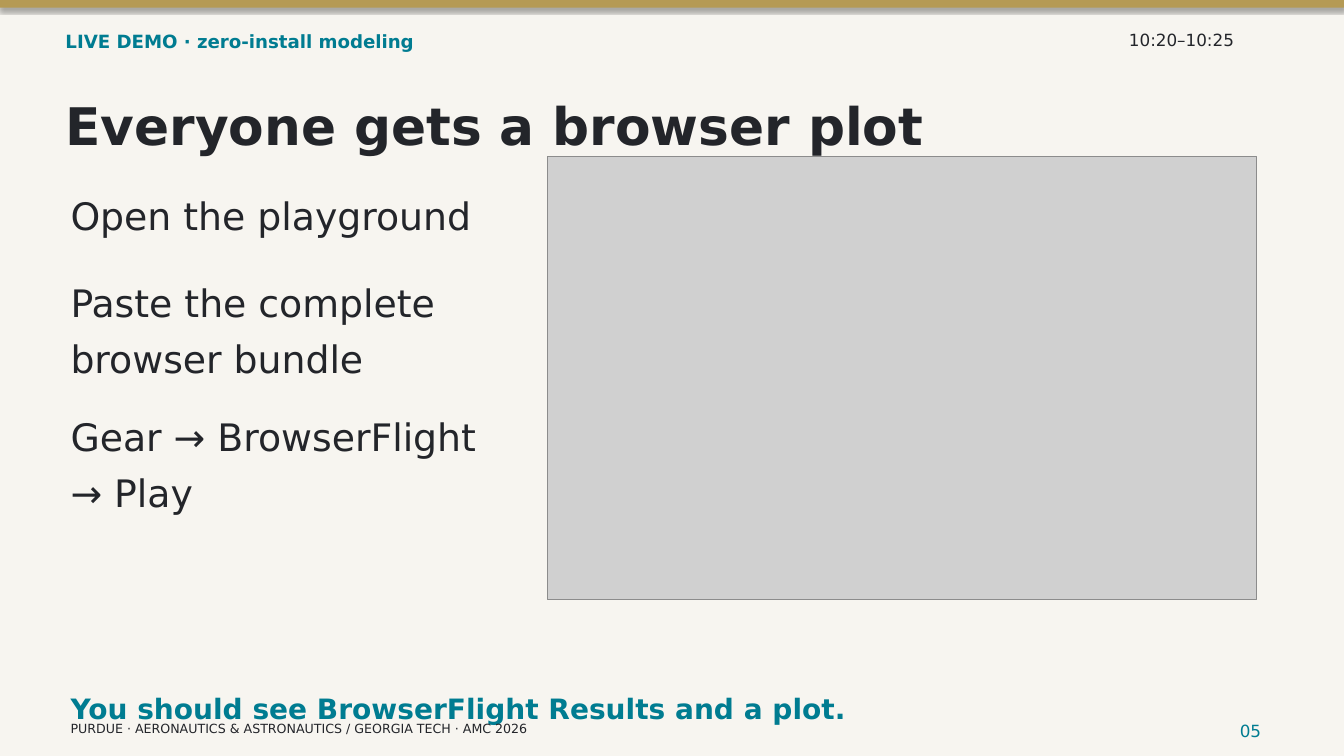
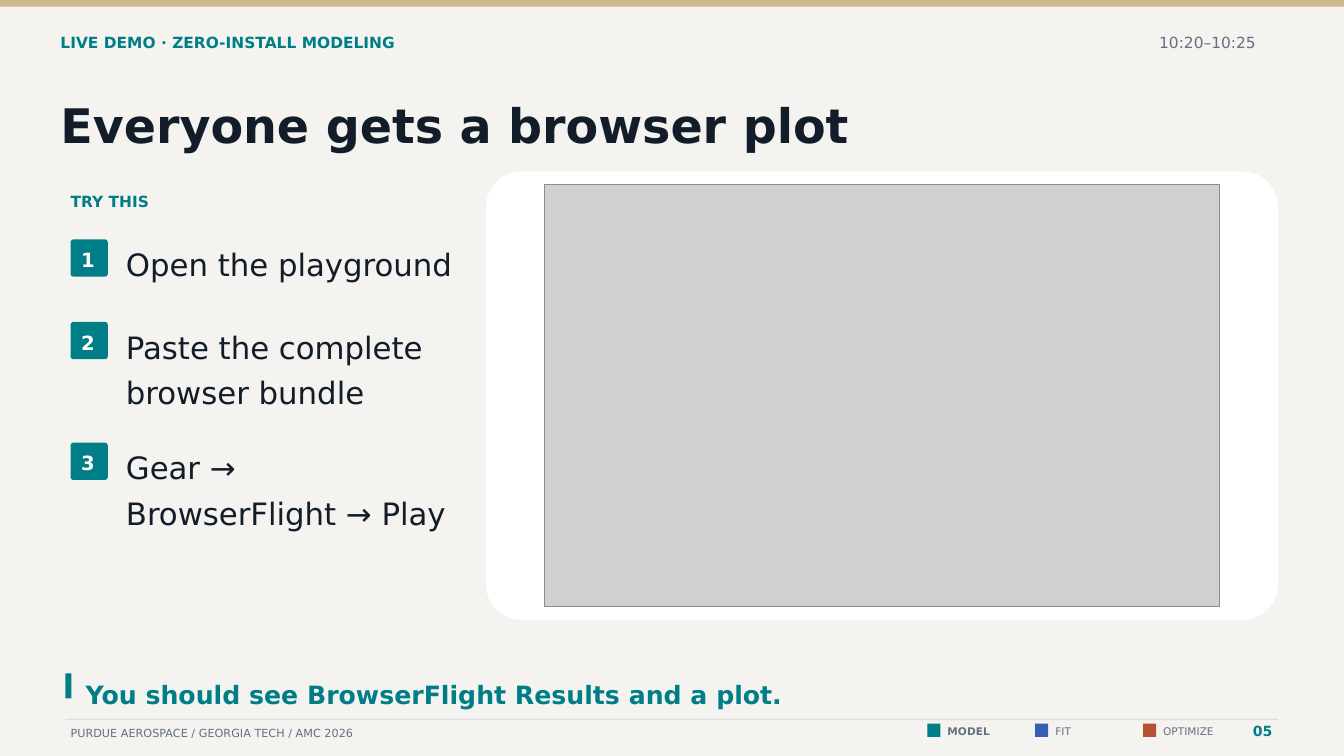
Before and after one commit to CogniPilot/rumoca-workshop, a slide deck: slide 5 of slides/workshop.pptx. Drawn at 1344x756 pixels with LibreOffice and Linux fonts; fonts in the diff are those of the drawing; grey boxes stand for pictures. Boxes give left, top, right and bottom in pixels: in the first picture for what was removed or moved away, otherwise in the second. Text is boxed around its words. In the diff, an @@ line names an element or a change of style, - is before the commit and + after.

Commit message:
Connect the workshop to interactive models, extensible backends and tested cloud tools

```diff
--- a/slides/workshop.pptx
+++ b/slides/workshop.pptx
@@ background #F7F5F0 to #F4F3EF @@
@@ rectangle at (0,0,1344,7): fill #B59A55 to #CFB991; shadow off @@
@@ text "10:20–10:25": place and size @@
-text "10:20–10:25" at (1129,33,1234,47)
+text "10:20–10:25" at (1159,36,1256,48)
@@ text "10:20–10:25" at (1159,36,1256,48): size 12 to 11 pt, text colour #23252A to #627081 @@
@@ text at (60,36,395,49): text changed; size 13 to 11 pt; text colour #007C91 to #007E87 @@
-LIVE DEMO · zero-install modeling
+LIVE DEMO · ZERO-INSTALL MODELING
@@ text "Everyone gets a browser plot" at (60,107,849,154): size 37 to 34 pt, text colour #23252A to #131D2A @@
@@ rounded rectangle added at (486,171,1278,620), fill #FFFFFF @@
@@ text added at (71,195,149,208), 11 pt, text #007E87, bold @@
+TRY THIS
@@ picture: place and size @@
-picture at (547,156,1257,600)
+picture at (544,185,1220,607)
@@ text "Open the playground" at (126,252,452,283): size 27 to 22 pt, text colour #23252A to #131D2A @@
@@ text "Open the playground": place and size @@
-text "Open the playground" at (71,201,471,238)
+text "Open the playground" at (126,252,452,283)
@@ rounded rectangle added at (71,240,108,277), fill #007E87 @@
@@ text added at (81,252,95,267), 14 pt, text #FFFFFF, bold @@
+1
@@ rounded rectangle added at (71,322,108,359), fill #007E87 @@
@@ text "Paste the complete": place and size @@
-text "Paste the complete" at (71,288,435,374)
+text "Paste the complete" at (126,335,423,405)
@@ text "Paste the complete" at (126,335,423,405): size 27 to 22 pt, text colour #23252A to #131D2A @@
@@ text added at (81,335,95,350), 14 pt, text #FFFFFF, bold @@
+2
@@ rounded rectangle added at (71,443,108,480), fill #007E87 @@
@@ text added at (81,455,95,471), 14 pt, text #FFFFFF, bold @@
+3
@@ text at (126,456,446,532): text changed; size 27 to 22 pt; text colour #23252A to #131D2A @@
-Gear → BrowserFlight
-→ Play
+Gear →
+BrowserFlight → Play
@@ rectangle added at (66,674,72,699), fill #007E87 @@
@@ text "You should see BrowserFlight Results ...": place and size @@
-text "You should see BrowserFlight Results ..." at (71,697,845,725)
+text "You should see BrowserFlight Results ..." at (86,685,782,710)
@@ text "You should see BrowserFlight Results ..." at (86,685,782,710): size 20 to 18 pt, text colour #007C91 to #007E87 @@
@@ rectangle added at (66,719,1278,720), fill #D9DFE3 @@
@@ text "05": place and size @@
-text "05" at (1240,724,1261,738)
+text "05" at (1253,725,1272,736)
@@ text "05" at (1253,725,1272,736): size 12 to 10 pt, text colour #007C91 to #007E87, bold on @@
@@ text at (71,728,353,737): text changed; size 9 to 8 pt; text colour #23252A to #627081 @@
-PURDUE · AERONAUTICS & ASTRONAUTICS / GEORGIA TECH · AMC 2026
+PURDUE AEROSPACE / GEORGIA TECH / AMC 2026
@@ rectangle added at (928,724,941,737), fill #007E87 @@
@@ text added at (947,727,989,735), 7.5 pt, text #627081, bold @@
+MODEL
@@ rectangle added at (1035,724,1049,737), fill #345FB5 @@
@@ text added at (1055,727,1071,735), 7.5 pt, text #627081 @@
+FIT
@@ rectangle added at (1143,724,1156,737), fill #B65131 @@
@@ text added at (1163,727,1213,735), 7.5 pt, text #627081 @@
+OPTIMIZE
```
Also in this commit, not shown: 20 other slides changed, 7 slides added, 5 slides removed, 53 other files.
